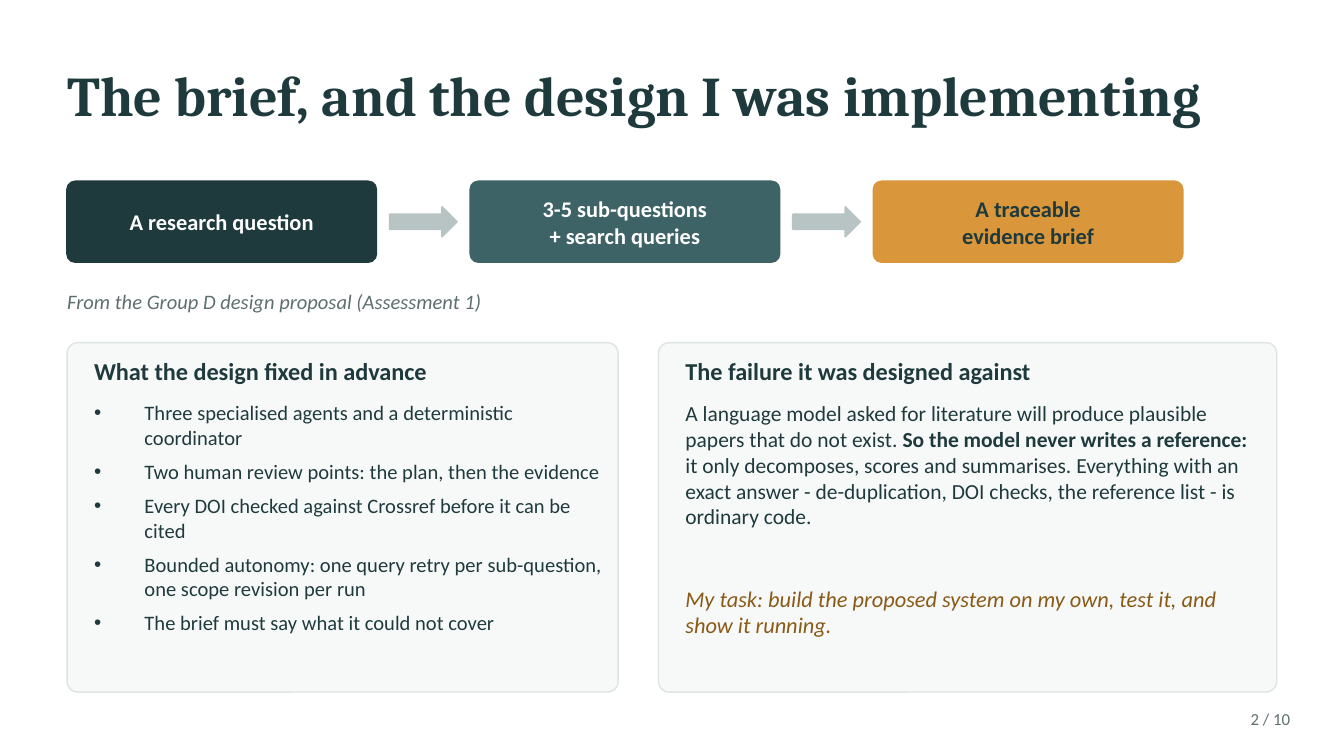
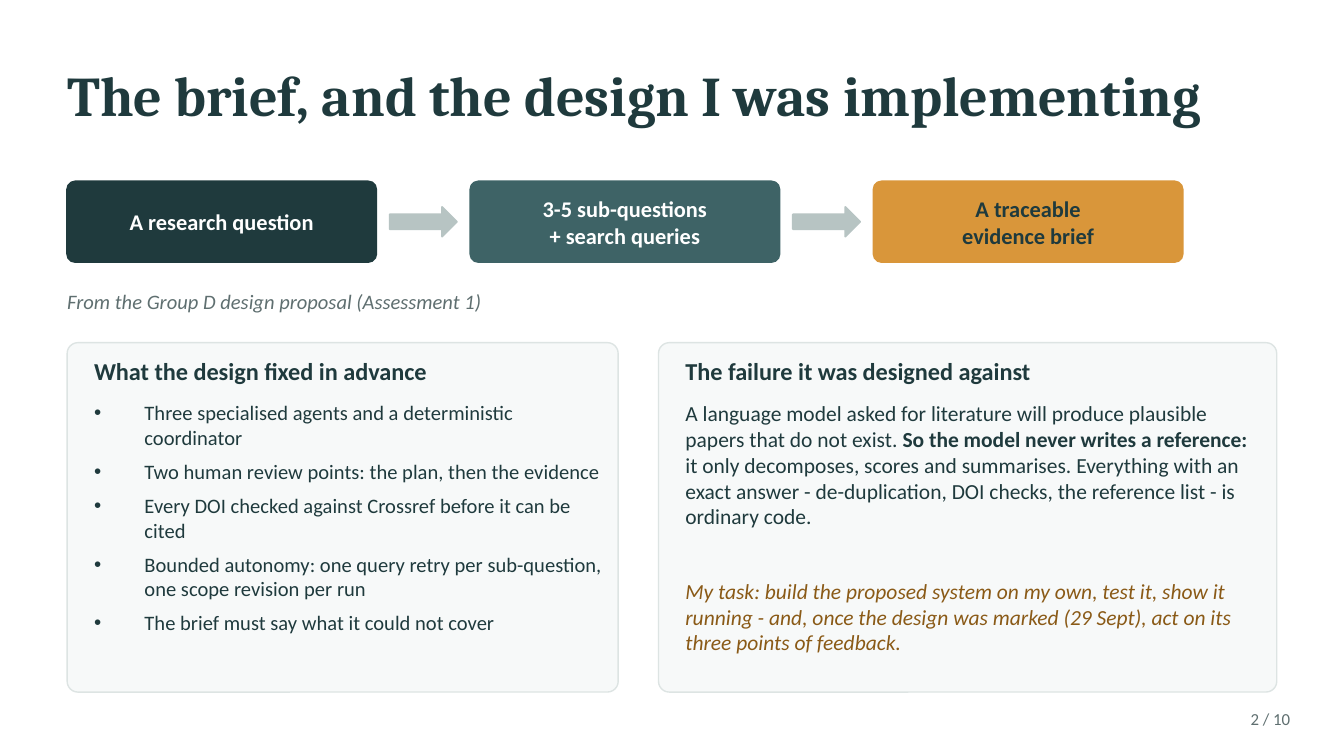
Before and after one commit to sergio88mi/research-agent, a slide deck: slide 2 of presentation/Research_Agent_Presentation.pptx. Drawn at 1344x756 pixels with LibreOffice and Linux fonts; fonts in the diff are those of the drawing. Boxes give left, top, right and bottom in pixels: in the first picture for what was removed or moved away, otherwise in the second. Text is boxed around its words. In the diff, an @@ line names an element or a change of style, - is before the commit and + after.

Commit message:
Presentation at 15 minutes covering Stage 7 and the feedback; pytest output at 68 tests

```diff
--- a/presentation/Research_Agent_Presentation.pptx
+++ b/presentation/Research_Agent_Presentation.pptx
@@ text at (685,584,1230,654): text changed; size 12 to 11.5 pt @@
-My task: build the proposed system on my own, test it, and show it running.
+My task: build the proposed system on my own, test it, show it running - and, once the design was marked (29 Sept), act on its three points of feedback.
```
Also in this commit, not shown: 7 other slides changed, 2 other files.
